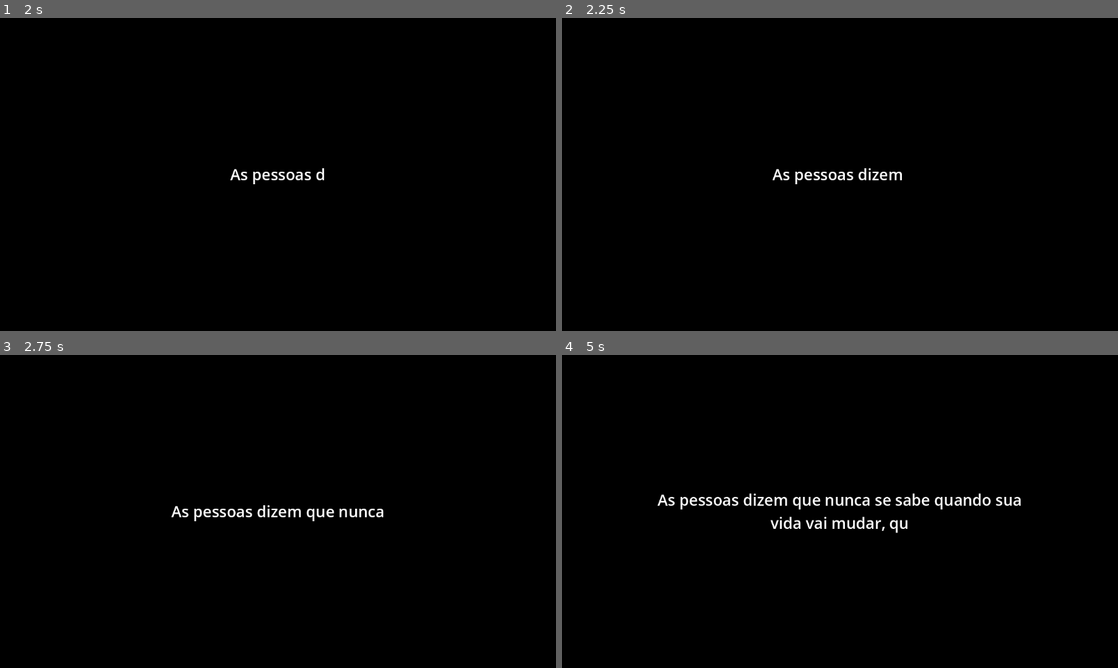
Above: before the commit, frames 1-4 (two rows, left to right).
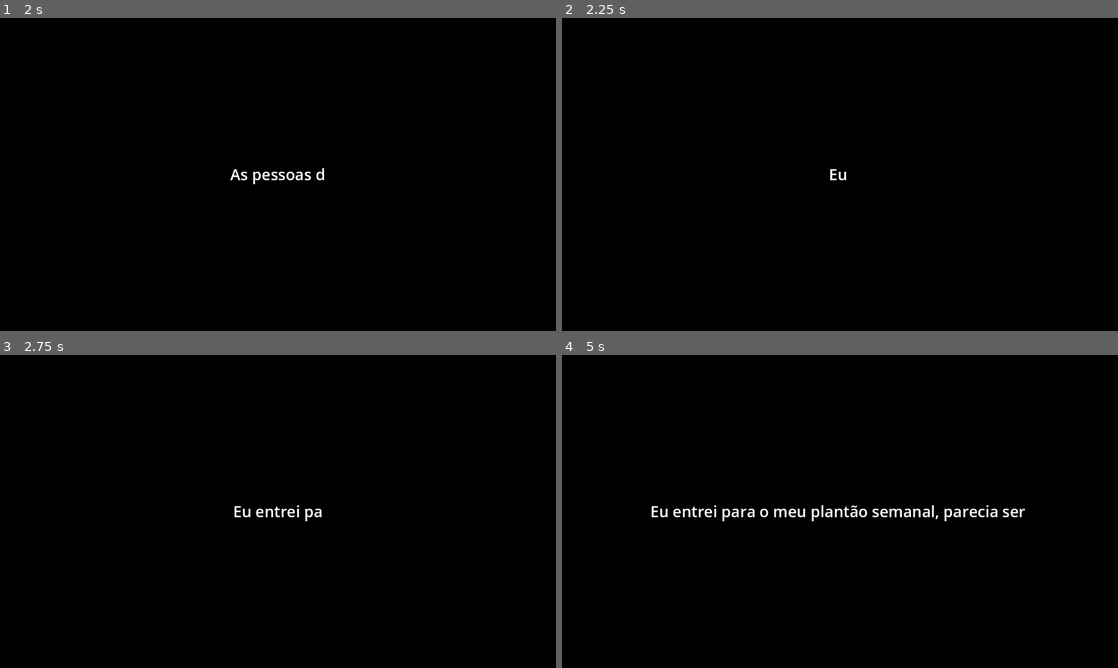
Above: after the commit, the same moments.

Repository: pmas98/Trabalho-Unifor-Jogos
Game: Godot game, scene res://Menu/Menu.tscn
The game is run twice, just before and just after one commit, with the same random seed, the same clock (stepped at 60 frames per second) and the same inputs.
Inputs (mouse positions are in pixels of both pictures, inside the frame that each line leads up to):
- Up to frame 1 (2 s): click "Bielzin do brawl" at 0.5 s; click "CONTINUAR" at 1.25 s
- Up to frame 2 (2.25 s): tap Enter (ui_accept) at 2 s; move the mouse to (962, 158) at 2.02 s; click (962, 158) at 2.17 s
- Up to frame 3 (2.75 s): tap Enter (ui_accept) at 2.27 s
- Up to frame 4 (5 s): move the mouse to (728, 527) at 2.77 s; click (728, 527) at 2.92 s; tap Enter (ui_accept) at 3.02, 4.52 s; move the mouse to (895, 442) at 3.52 s; click (895, 442) at 3.67 s; move the mouse to (812, 574) at 4.27 s; click (812, 574) at 4.42 s

Frame 1 is identical in both runs. In frame 2, 0.4% of the frame differs, in the area x 37-62%, y 48-54%; in frame 3, 0.7%; in frame 4, 2.5%, in the area x 16-84%, y 44-57%.

Commit message:
Enhance dialogue system and UI in Chapter 1
- Improved debugging output in chapter_1.gd for better scene transition tracking.
- Updated logic to handle both integer and float values for next scene transitions.
- Refactored the transition overlay in symptoms.gd to use a ColorRect for better UI consistency and responsiveness.
- Added detailed comments to clarify the overlay creation process and scene transition logic.

Diff:
--- a/Chapters/Chapter1/chapter_1.gd
+++ b/Chapters/Chapter1/chapter_1.gd
@@ -195,9 +195,15 @@
 	save_system.update_save_data(save_info)
 
 func _on_dialogue_finished():
-	print("Dialogue finished for scene: ", cur_scene_id)
+	print("=== DIALOGUE FINISHED DEBUG ===")
+	print("Current scene ID: ", cur_scene_id)
+	print("Next scene ID from choice: ", next_scene_id)
 
 	var current_scene = find_scene_by_id(cur_scene_id)
+	print("Current scene data: ", current_scene)
+	print("Has next_scene property: ", current_scene.has("next_scene"))
+	if current_scene.has("next_scene"):
+		print("Next scene value: ", current_scene.next_scene)
 
 	# Se uma escolha foi feita, ela já definiu o next_scene_id.
 	if next_scene_id >= 0:
@@ -209,9 +215,9 @@
 	# Verifica se há uma "next_scene" definida no JSON para transições lineares.
 	if current_scene.has("next_scene"):
 		var next_scene = current_scene.next_scene
-		if next_scene is int:
-			print("Using next scene from current scene: ", next_scene)
-			start_scene_by_id(next_scene)
+		if next_scene is int or next_scene is float:  # Handle both int and float values
+			print("Transitioning to next scene: ", next_scene)
+			start_scene_by_id(int(next_scene))  # Convert to int to ensure consistent type
 			return
 
 	# Se a cena tem áreas interativas, espera pela ação do jogador.
@@ -219,9 +225,10 @@
 		print("Scene has interactive areas, waiting for player input")
 		return
 
-	# Lógica fallback para encontrar a próxima cena na sequência
-	var next_sequential_id = cur_scene_id + 1
-	# ... (o resto da função pode permanecer como está)
+	print("No valid next scene found, ending dialogue")
+	hide()
+	print("=== END DIALOGUE FINISHED DEBUG ===")
+
 func _on_choice_made(scene_id: int) -> void:
 	print("Choice made, transitioning to scene: ", scene_id)
 	next_scene_id = scene_id  # Store the next scene ID
--- a/Minigames/symptoms.gd
+++ b/Minigames/symptoms.gd
@@ -1082,7 +1082,6 @@
 	request_info_button.disabled = true
 	diagnose_button.disabled = true
 	next_patient_button.disabled = true
-
 func _start_chapter_1_transition():
 	health_update_timer.stop()
 	patient_arrival_timer.stop()
@@ -1091,58 +1090,61 @@
 	diagnose_button.disabled = true
 	next_patient_button.disabled = true
 
-	# Create the PopupPanel
-	var covid_popup = PopupPanel.new()
-
-	# Style the background to be nearly opaque
-	var style = StyleBoxFlat.new()
-	style.bg_color = Color(0, 0, 0, 0.95)
-	covid_popup.add_theme_stylebox_override("panel", style)
-
-	# Set a minimum size to make it wider
-	covid_popup.min_size = Vector2(1200, 200)
-
-	# Create a container for internal margins
+	# --- SOLUÇÃO RECOMENDADA ---
+
+	# 1. Criar um container principal que servirá de fundo.
+	# ColorRect é ideal para um fundo de cor sólida.
+	var overlay = ColorRect.new()
+	overlay.color = Color(0, 0, 0, 0.95) # Cor preta com 95% de opacidade
+
+	# 2. Fazer o overlay preencher toda a tela (viewport).
+	# Isso garante que ele se adapte a qualquer resolução.
+	overlay.set_anchors_and_offsets_preset(Control.PRESET_FULL_RECT)
+
+	# 3. Criar um MarginContainer para adicionar "respiros" nas bordas.
+	# Isso impede que o texto cole nas laterais da tela.
 	var margin = MarginContainer.new()
-	margin.add_theme_constant_override("margin_left", 30)
-	margin.add_theme_constant_override("margin_top", 30)
-	margin.add_theme_constant_override("margin_right", 30)
-	margin.add_theme_constant_override("margin_bottom", 30)
-
-	# Create a label with centered text and autowrap
+	margin.add_theme_constant_override("margin_left", 100)
+	margin.add_theme_constant_override("margin_right", 100)
+	# O MarginContainer também deve preencher seu pai (o overlay).
+	margin.set_anchors_and_offsets_preset(Control.PRESET_FULL_RECT)
+
+	# 4. Criar a Label com as suas configurações.
 	var message_label = Label.new()
 	message_label.text = "E assim começou, no dia 14 de Dezembro de 2019, um dos primeiros casos de COVID-19, marcando o início de uma pandemia global."
+	message_label.add_theme_font_size_override("font_size", 32)
+	message_label.add_theme_color_override("font_color", Color(0.9, 0.9, 0.9))
+
+	# 5. Configurar alinhamento e quebra de linha.
+	# O texto será centralizado horizontalmente e verticalmente DENTRO do MarginContainer.
+	# Como o MarginContainer ocupa a tela toda (com margens), o efeito é o de centralização no viewport.
 	message_label.horizontal_alignment = HORIZONTAL_ALIGNMENT_CENTER
 	message_label.vertical_alignment = VERTICAL_ALIGNMENT_CENTER
-
-	# Set autowrap mode to handle line breaks correctly
 	message_label.autowrap_mode = TextServer.AUTOWRAP_WORD
 
-	message_label.add_theme_font_size_override("font_size", 32)
-	message_label.add_theme_color_override("font_color", Color(0.9, 0.9, 0.9))
-
-	# Assemble the popup scene
+	# 6. Montar a cena e adicioná-la à árvore.
 	margin.add_child(message_label)
-	covid_popup.add_child(margin)
-	add_child(covid_popup)
-
-	# Display the popup
-	print("Transition popup displayed. Waiting for 5 seconds...")
-	covid_popup.popup_centered()
-
-	# Wait for 5 seconds before changing the scene
+	overlay.add_child(margin)
+	add_child(overlay)
+
+	# Mensagem de debug
+	print("Transition overlay displayed. Waiting for 5 seconds...")
+
+	# Esperar 5 segundos antes de mudar de cena
 	await get_tree().create_timer(5.0).timeout
 
+	# Remover o overlay antes de mudar de cena para evitar que ele permaneça
+	overlay.queue_free()
+
 	print("Timer finished. Attempting to change scene...")
 
-	# --- SOLUTION ---
-	# Attempt to change the scene and check for errors
+	# Tentar mudar de cena e verificar por erros
 	var scene_path = "res://Chapters/Chapter1/Chapter1.tscn"
 	var error = get_tree().change_scene_to_file(scene_path)
 
-	# If the scene change fails, print the error code
 	if error != OK:
 		print("Error changing scene to '%s'. Error code: %s" % [scene_path, error])
+
 func _initialize_manual_pages():
 	print("=== Manual Initialization ===")
 	# Calculate total pages based on number of illnesses
